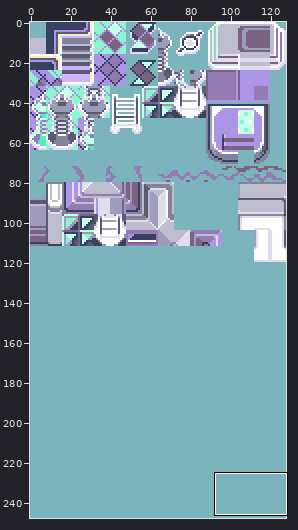
Edited in one commit: sprite sheet (data/tilesets/secondary/mauville_gym/tiles.png). The picture above shows the old version from afar; the outline marks the close-up.
Close-up. The starting point:
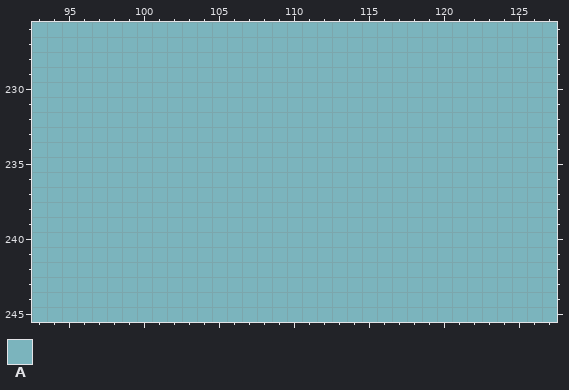
The file is 128x248 pixels. Shown: x 93..127, y 226..245. The commit also changed other parts of the picture, which this record leaves out.
Palette (. is transparent): A #7bb4bd
Pixels before, first column x 93:
226 AAAAAAAAAAAAAAAAAAAAAAAAAAAAAAAAAAA
227 AAAAAAAAAAAAAAAAAAAAAAAAAAAAAAAAAAA
228 AAAAAAAAAAAAAAAAAAAAAAAAAAAAAAAAAAA
229 AAAAAAAAAAAAAAAAAAAAAAAAAAAAAAAAAAA
230 AAAAAAAAAAAAAAAAAAAAAAAAAAAAAAAAAAA
231 AAAAAAAAAAAAAAAAAAAAAAAAAAAAAAAAAAA
232 AAAAAAAAAAAAAAAAAAAAAAAAAAAAAAAAAAA
233 AAAAAAAAAAAAAAAAAAAAAAAAAAAAAAAAAAA
234 AAAAAAAAAAAAAAAAAAAAAAAAAAAAAAAAAAA
235 AAAAAAAAAAAAAAAAAAAAAAAAAAAAAAAAAAA
236 AAAAAAAAAAAAAAAAAAAAAAAAAAAAAAAAAAA
237 AAAAAAAAAAAAAAAAAAAAAAAAAAAAAAAAAAA
238 AAAAAAAAAAAAAAAAAAAAAAAAAAAAAAAAAAA
239 AAAAAAAAAAAAAAAAAAAAAAAAAAAAAAAAAAA
240 AAAAAAAAAAAAAAAAAAAAAAAAAAAAAAAAAAA
241 AAAAAAAAAAAAAAAAAAAAAAAAAAAAAAAAAAA
242 AAAAAAAAAAAAAAAAAAAAAAAAAAAAAAAAAAA
243 AAAAAAAAAAAAAAAAAAAAAAAAAAAAAAAAAAA
244 AAAAAAAAAAAAAAAAAAAAAAAAAAAAAAAAAAA
245 AAAAAAAAAAAAAAAAAAAAAAAAAAAAAAAAAAA
And afterwards:
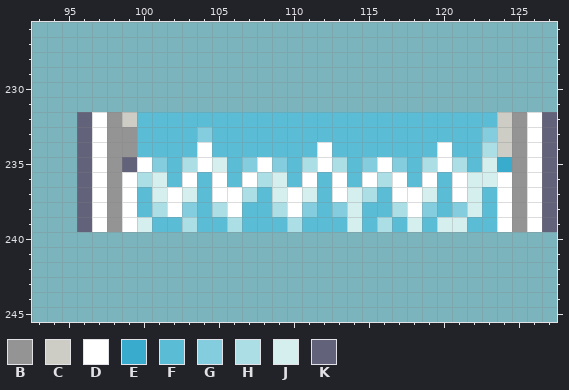
Colours new in this view: B #949494  C #cdcdc5  D #ffffff  E #39accd  F #5abdd5  G #83cdde  H #acdee6  J #d5eeee  K #62627b
Change:
{"y":232,"x":96,"old":"AAAAAAAAAAAAAAAAAAAAAAAAAAAAAAAA","new":"KDBCFFFFFFFFFFFFFFFFFFFFFFFFCBDK"}
{"y":233,"x":96,"old":"AAAAAAAAAAAAAAAAAAAAAAAAAAAAAAAA","new":"KDBBFFFFGFFFFFFFFFFFFFFFFFFGCBDK"}
{"y":234,"x":96,"old":"AAAAAAAAAAAAAAAAAAAAAAAAAAAAAAAA","new":"KDBBFFFFDFFFFFFFDFFFFFFFDFFHCBDK"}
{"y":235,"x":96,"old":"AAAAAAAAAAAAAAAAAAAAAAAAAAAAAAAA","new":"KDBKDGFHDJFGDGFHDHFGDGFHDHFJEBDK"}
{"y":236,"x":96,"old":"AAAAAAAAAAAAAAAAAAAAAAAAAAAAAAAA","new":"KDBDHJFDFDFDHJFDFDFDHDFDFDJJDBDK"}
{"y":237,"x":96,"old":"AAAAAAAAAAAAAAAAAAAAAAAAAAAAAAAA","new":"KDBDFJDJFDDHFJDJFDJHFDDJFDJFDBDK"}
{"y":238,"x":96,"old":"AAAAAAAAAAAAAAAAAAAAAAAAAAAAAAAA","new":"KDBDFHDGFHDFFHDGFGJFFHDGFGJFDBDK"}
{"y":239,"x":96,"old":"AAAAAAAAAAAAAAAAAAAAAAAAAAAAAAAA","new":"KDBDJFFHFFHFFFHFFFJFHFJFJJFFDBDK"}
{"label":"changed","picture_box":[77,112,557,232]}
